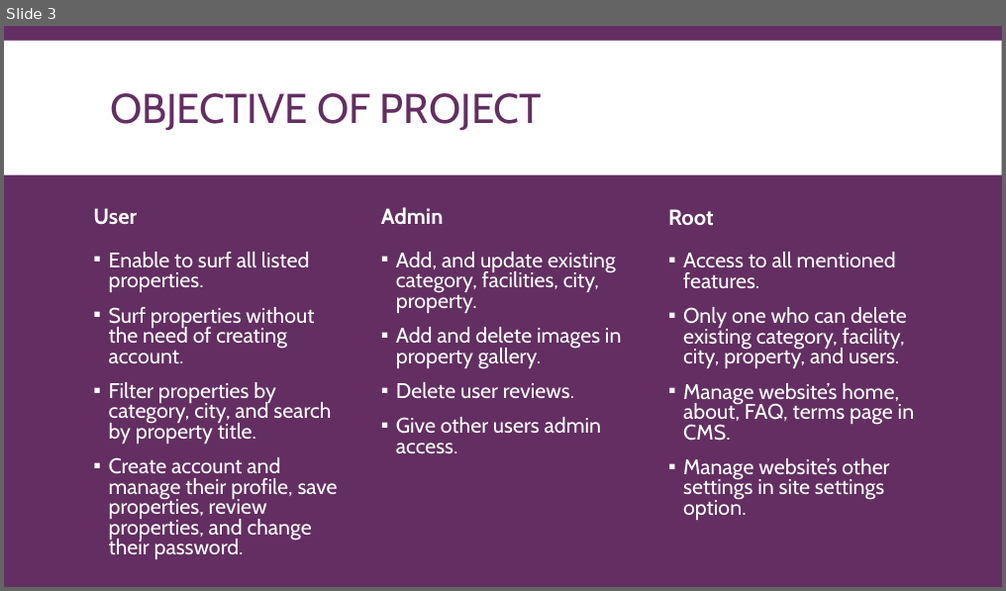
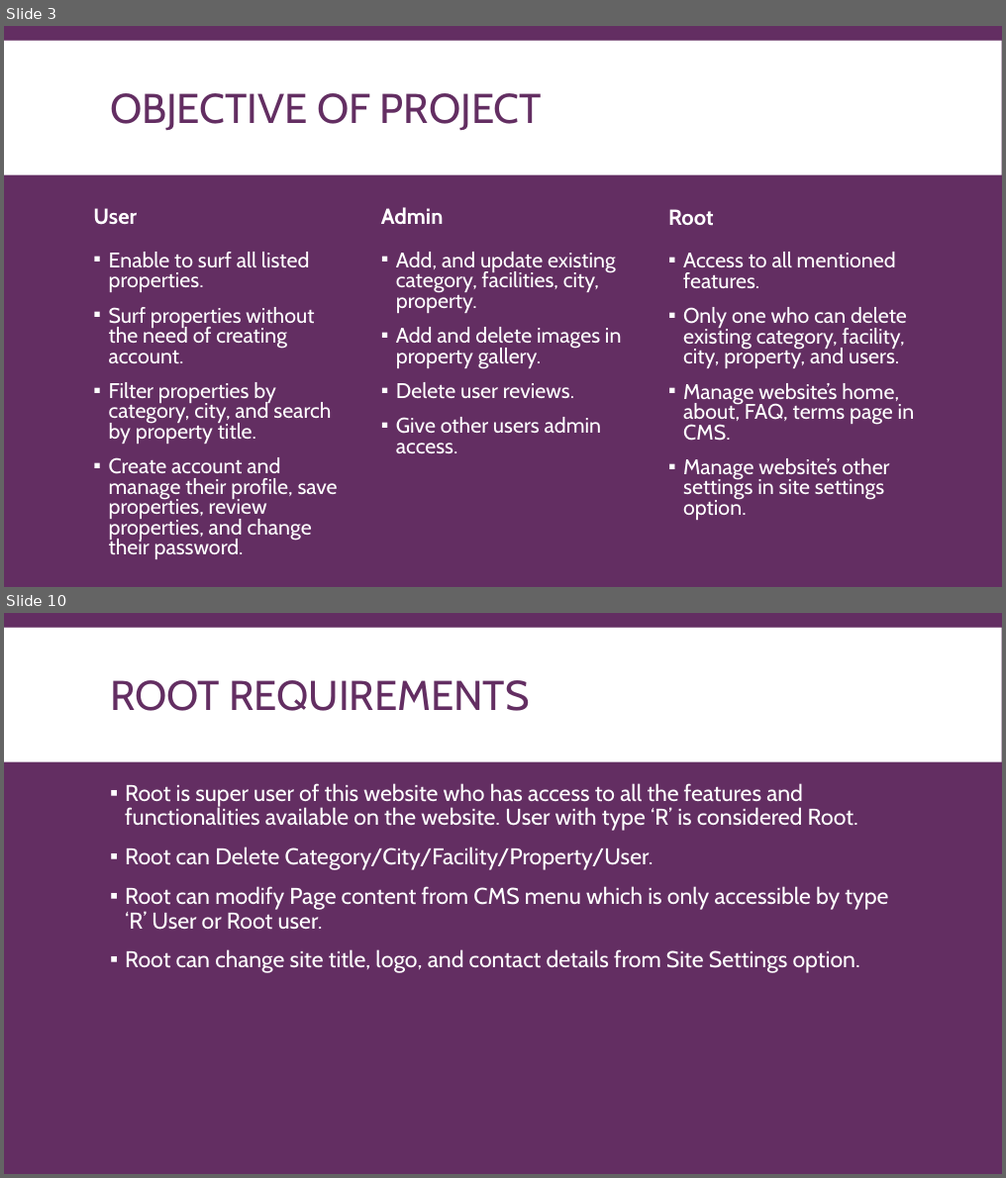
Before and after one commit to smartdev5050/Real_Estate_Site, a slide deck: Documentation/DocumentationPresentation.pptx. Shown one above the other, each under a label of ours: slide 3 before the commit, slides 3 and 10 after it; the slides between them are not shown. The pictures are 1006x591 and 1006x1178 pixels, drawn with LibreOffice and Linux fonts; fonts in the diff are those of the drawing. Boxes give left, top, right and bottom in pixels: in the first picture for what was removed or moved away, otherwise in the second. Text is boxed around its words. In the diff, an @@ line names an element or a change of style, - is before the commit and + after.

```diff
--- a/Documentation/DocumentationPresentation.pptx
+++ b/Documentation/DocumentationPresentation.pptx
@@ slide 10 added at [4,613,1002,1174], background #632E62; not listed: 1 template element that a slide beside it also shows @@
@@ title added at [110,680,529,711], 40 pt, text #632E62 @@
+ROOT REQUIREMENTS
@@ text added at [125,783,888,973], 22 pt, text #FFFFFF @@
+▪ Root is super user of this website who has access to all the features and functionalities available on the website. User with type ‘R’ is considered Root.
+▪ Root can Delete Category/City/Facility/Property/User.
+▪ Root can modify Page content from CMS menu which is only accessible by type ‘R’ User or Root user.
+▪ Root can change site title, logo, and contact details from Site Settings option.
```
Also in this commit, not shown: 1 slide changed, 6 other slides added, 2 other files.
